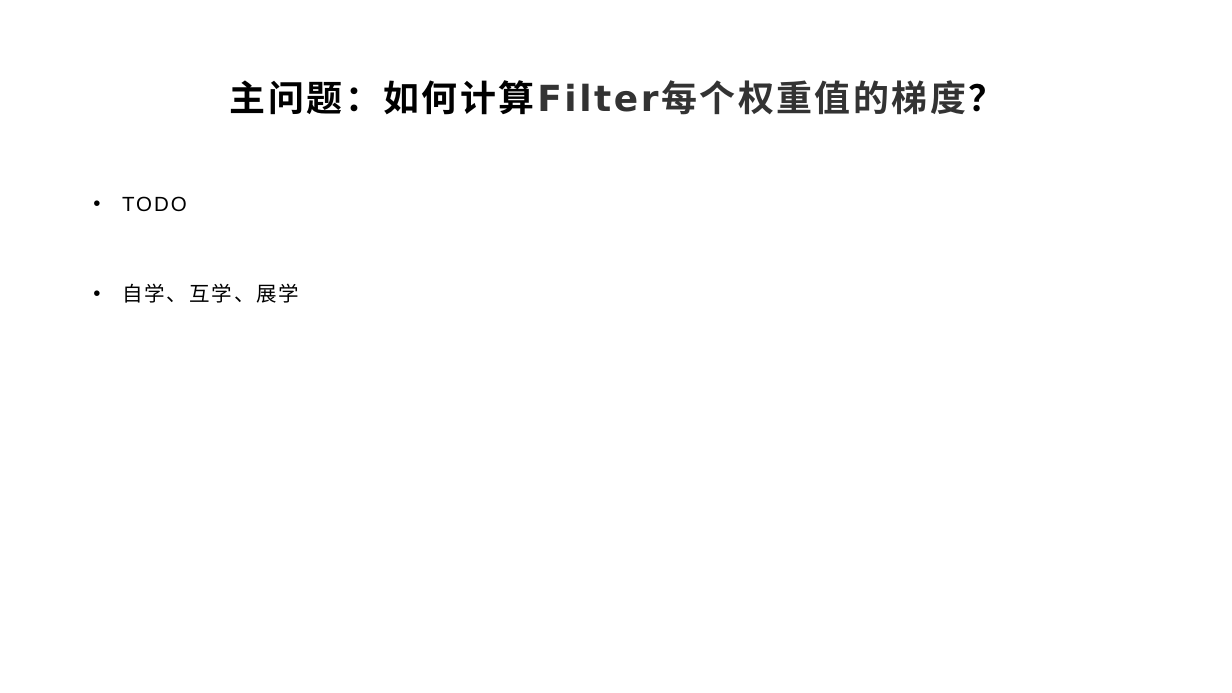
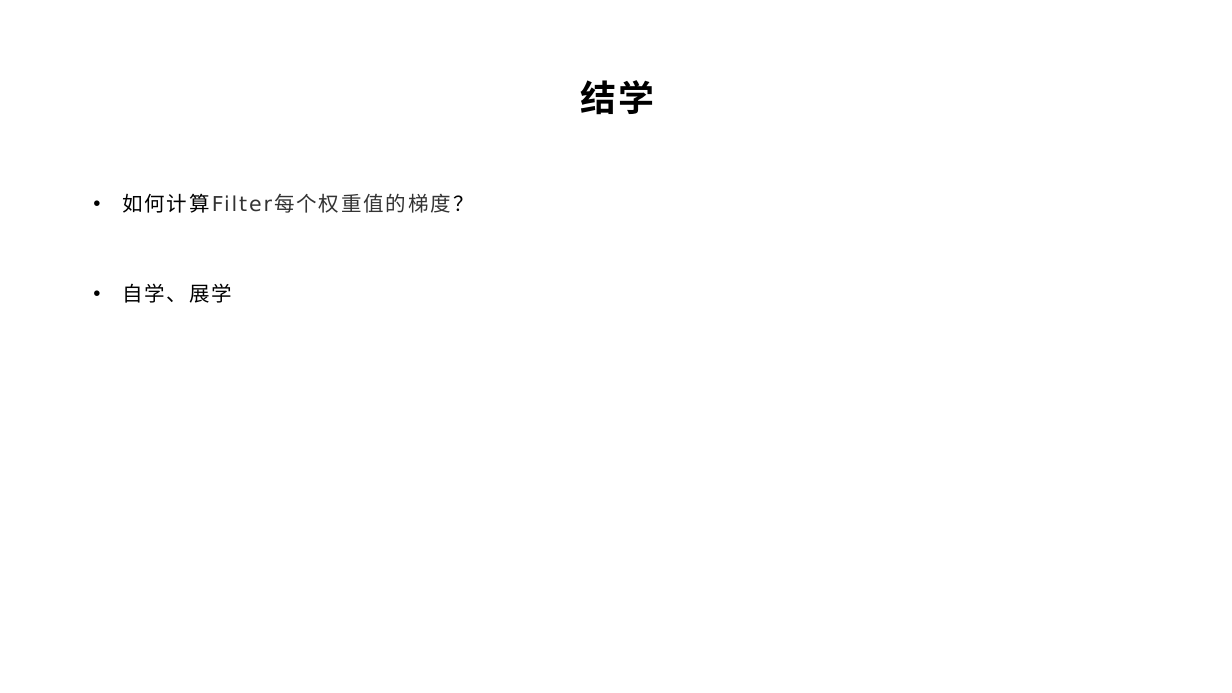
Before and after one commit to yyc-git/DeepLearningEdu, a slide deck: slide 27 of lessons/10_conv_layer_backward/ppt/卷积层的后向传播推导.pptx. Drawn at 1232x693 pixels with LibreOffice and Linux fonts; fonts in the diff are those of the drawing; background and template pictures are left out. Boxes give left, top, right and bottom in pixels: in the first picture for what was removed or moved away, otherwise in the second. Text is boxed around its words. In the diff, an @@ line names an element or a change of style, - is before the commit and + after.

```diff
--- a/lessons/10_conv_layer_backward/ppt/卷积层的后向传播推导.pptx
+++ b/lessons/10_conv_layer_backward/ppt/卷积层的后向传播推导.pptx
@@ title at [580,80,654,115]: text changed; font DejaVu Sans to Arial; text colour #333333 to #000000 @@
-主问题：如何计算Filter每个权重值的梯度？
+结学
@@ text at [122,193,272,303]: text changed; font Arial to DejaVu Sans; text colour #000000 to #333333 @@
-• TODO
-• 自学、互学、展学
+• 如何计算Filter每个权重值的梯度？
+• 自学、展学
```
Also in this commit, not shown: 4 other slides changed, 1 slide added, 5 other files.
